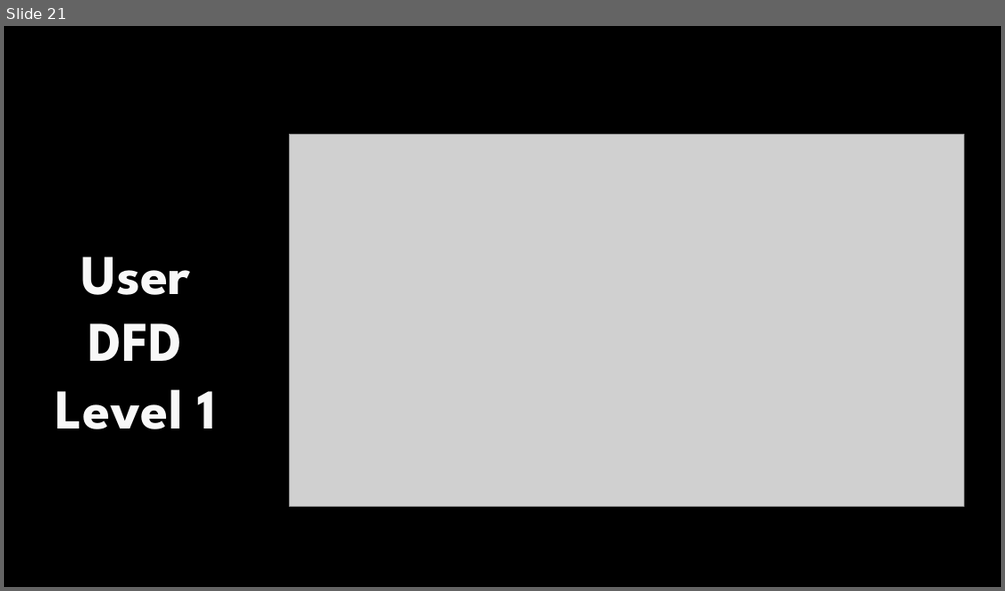
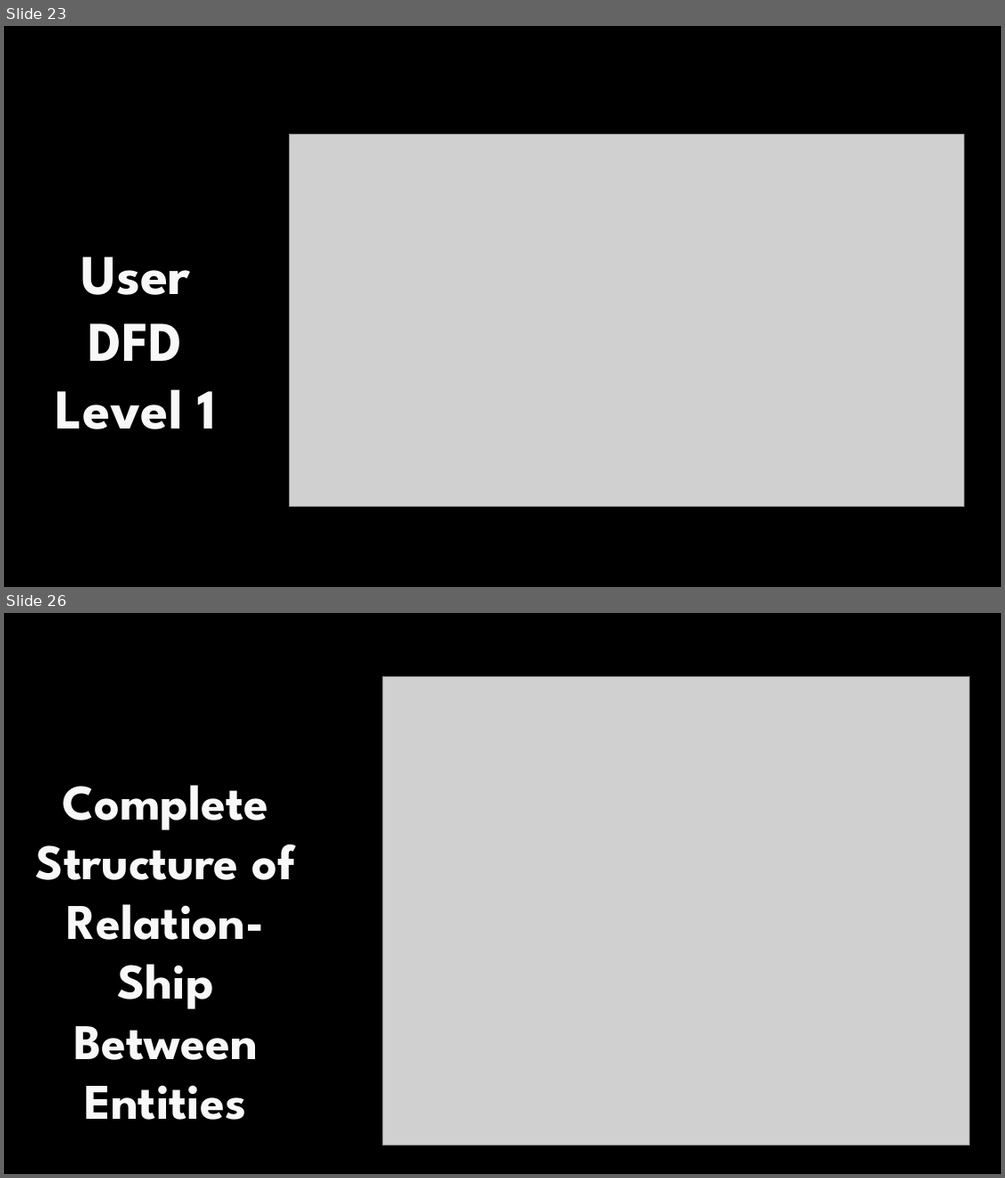
Before and after one commit to lalitgiri/Angular_Practice_Program, a slide deck: Ecommerce-Project/report data/project ppt.pptx. Shown one above the other, each under a label of ours: slide 21 before the commit, slides 23 and 26 after it; the slides between them are not shown. The pictures are 1005x591 and 1005x1178 pixels, drawn with LibreOffice and Linux fonts; fonts in the diff are those of the drawing; grey boxes stand for pictures; background and template pictures are left out. Boxes give left, top, right and bottom in pixels: in the first picture for what was removed or moved away, otherwise in the second. Text is boxed around its words. In the diff, an @@ line names an element or a change of style, - is before the commit and + after.

```diff
--- a/Ecommerce-Project/report data/project ppt.pptx
+++ b/Ecommerce-Project/report data/project ppt.pptx
@@ slide 26 added at <box>4,613,1001,1174</box>, background #000000 @@
@@ picture added at <box>383,676,970,1144</box> @@
@@ text added at <box>36,785,295,1119</box>, 48 pt, text pattern #DADADA on #F8F8F8, bold @@
+Complete Structure of
+Relation-Ship
+Between Entities
@@ what was slide 21 is now slide 23 @@
```
Also in this commit, not shown: 4 slides changed, 17 other slides added, 23 other files.
